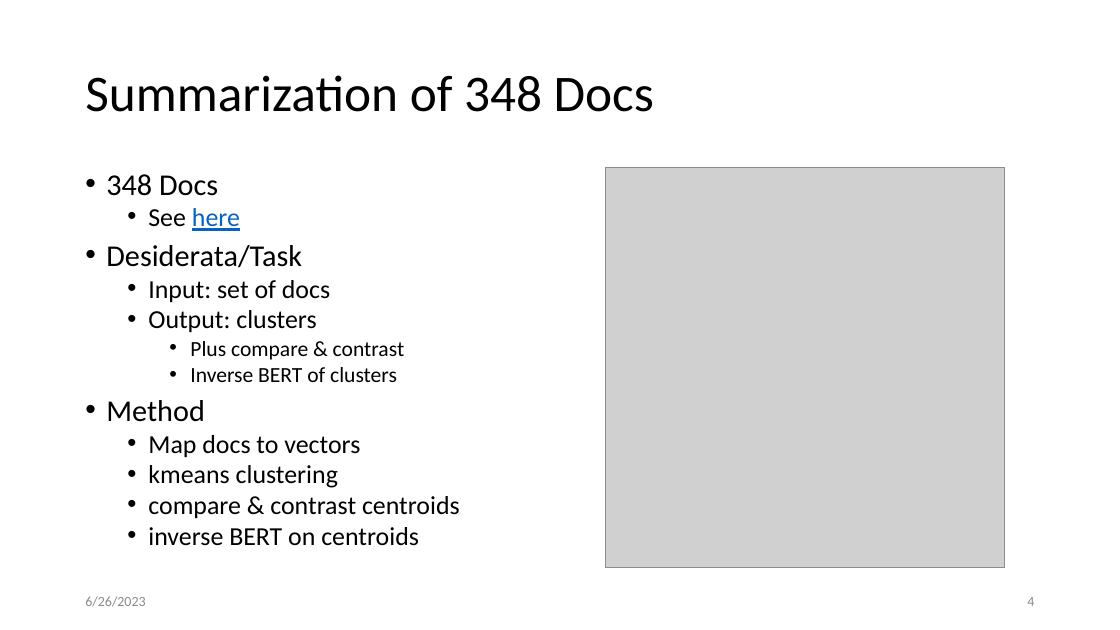
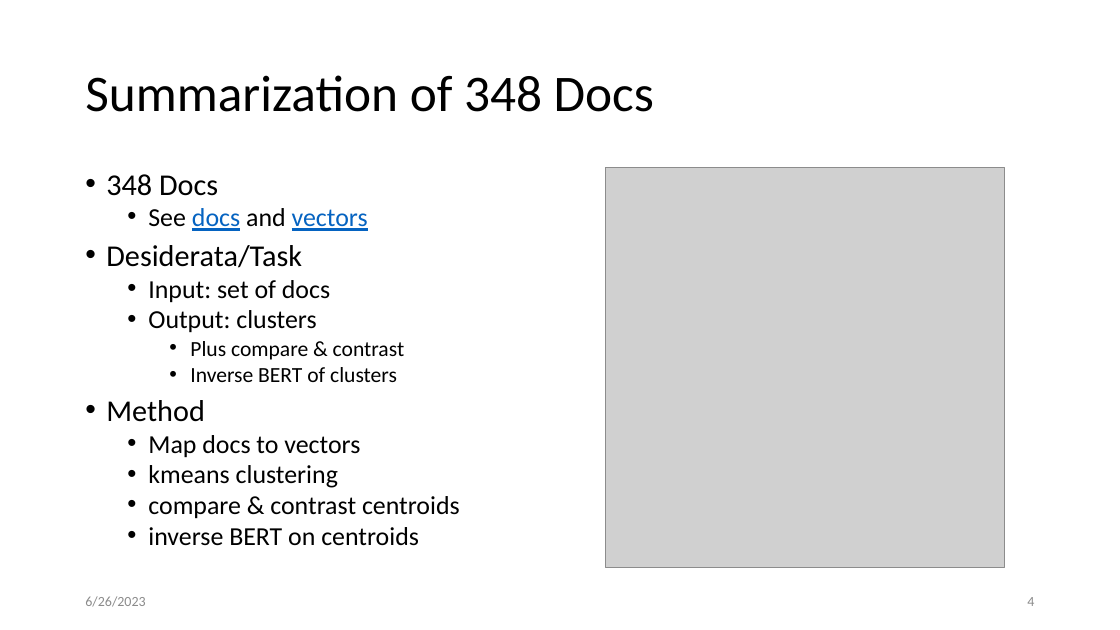
Before and after one commit to kwchurch/JSALT_Better_Together, a slide deck: slide 4 of slides/projects/June26/June26_Projects.pptx. Drawn at 1120x630 pixels with LibreOffice and Linux fonts; fonts in the diff are those of the drawing; grey boxes stand for pictures. Boxes give left, top, right and bottom in pixels: in the first picture for what was removed or moved away, otherwise in the second. Text is boxed around its words. In the diff, an @@ line names an element or a change of style, - is before the commit and + after.

Commit message:
slides

```diff
--- a/slides/projects/June26/June26_Projects.pptx
+++ b/slides/projects/June26/June26_Projects.pptx
@@ text at [148,208,368,231]: text changed @@
-  • See here
+  • See docs and vectors
```
Also in this commit, not shown: 10 other files.
